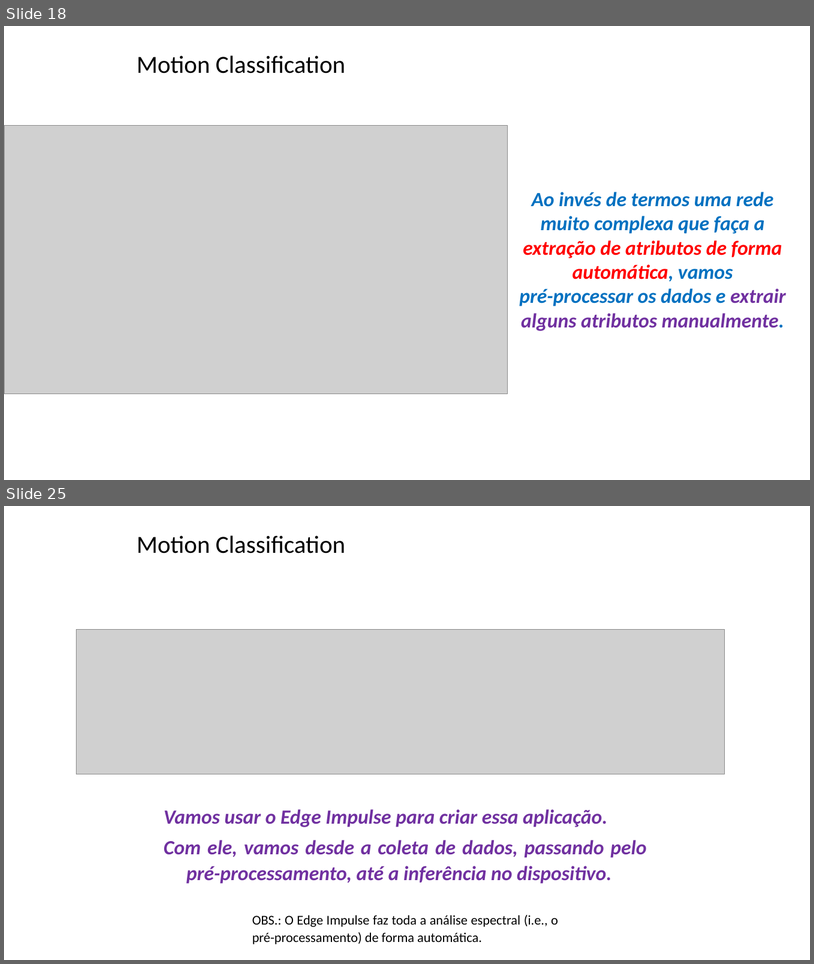
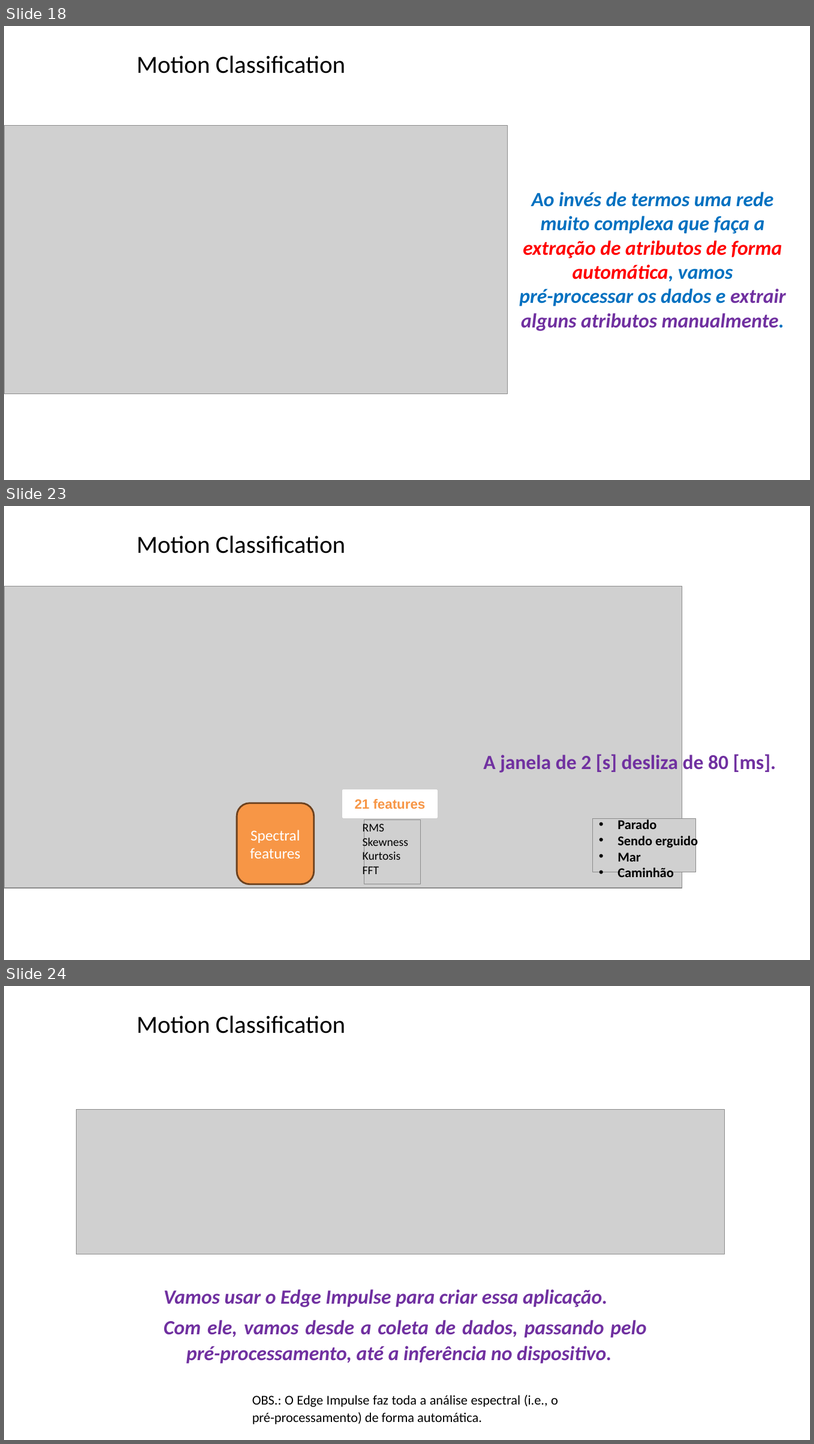
Before and after one commit to zz4fap/tp557-iot-ml, a slide deck: slides/TP557_15_classificação de movimentos.pptx. Shown one above the other, each under a label of ours: slides 18 and 25 before the commit, slides 18, 23 and 24 after it; the slides between them are not shown. The pictures are 814x964 and 814x1444 pixels, drawn with LibreOffice and Linux fonts; fonts in the diff are those of the drawing; grey boxes stand for pictures; background and template pictures are left out. Boxes give left, top, right and bottom in pixels: in the first picture for what was removed or moved away, otherwise in the second. Text is boxed around its words. In the diff, an @@ line names an element or a change of style, - is before the commit and + after.

```diff
--- a/slides/TP557_15_classificação de movimentos.pptx
+++ b/slides/TP557_15_classificação de movimentos.pptx
@@ slide 23 added at [4,506,810,960], background picture (left out) @@
@@ title added at [137,535,345,553], 29.3 pt, text #000000 @@
+Motion Classification
@@ picture added at [4,586,683,888] @@
@@ text added at [483,754,776,772], 24 pt, text #7030A0, bold @@
+A janela de 2 [s] desliza de 80 [ms].
@@ rectangle added at [344,790,437,817], fill #FFFFFF, outline #FFFFFF 2 pt, 16 pt, text #F79646, bold @@
+21 features
@@ rounded rectangle added at [237,803,314,884], fill #F79646, outline #6C421F 2 pt, 18 pt, text #FFFFFF @@
+Spectral
+features
@@ text added at [363,822,408,877], 14 pt, text #000000 @@
+RMS
+Skewness
+Kurtosis
+FFT
@@ picture added at [365,819,421,884] @@
@@ picture added at [593,819,696,872] @@
@@ text added at [618,818,698,877], 16 pt, text #000000, bold @@
+• Parado
+• Sendo erguido
+• Mar
+• Caminhão
@@ what was slide 25 is now slide 24 @@
```
Also in this commit, not shown: 1 slide changed, 5 other slides added, 1 other file.
